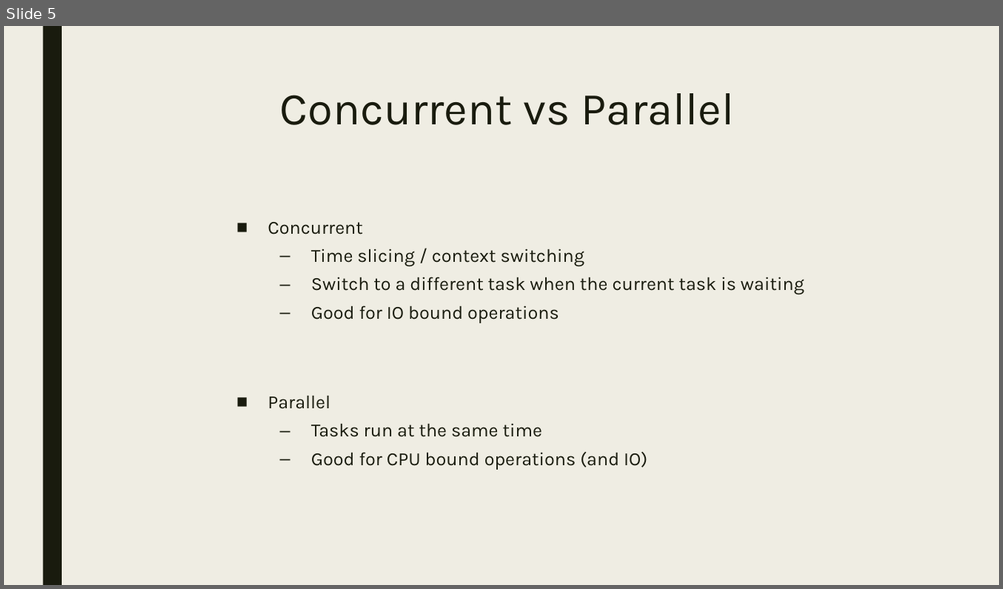
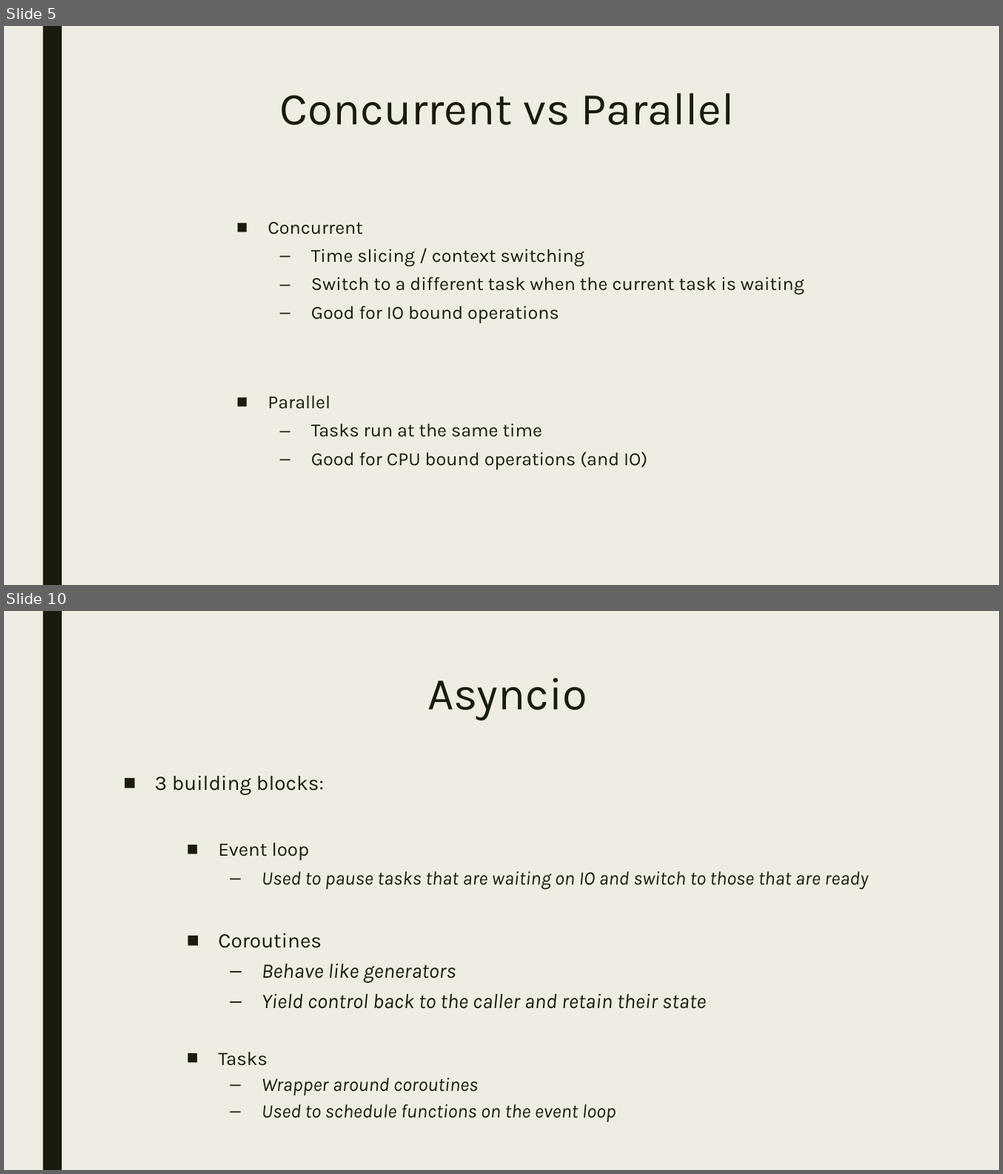
Before and after one commit to bdelate/talk-python-async, a slide deck: slides.pptx. Shown one above the other, each under a label of ours: slide 5 before the commit, slides 5 and 10 after it; the slides between them are not shown. The pictures are 1003x589 and 1003x1174 pixels, drawn with LibreOffice and Linux fonts; fonts in the diff are those of the drawing. Boxes give left, top, right and bottom in pixels: in the first picture for what was removed or moved away, otherwise in the second. Text is boxed around its words. In the diff, an @@ line names an element or a change of style, - is before the commit and + after.

```diff
--- a/slides.pptx
+++ b/slides.pptx
@@ slide 10 added at [4, 611, 999, 1170], background #EFEDE3; not listed: 1 template element that a slide beside it also shows @@
@@ title added at [427, 678, 587, 721], 44 pt, text #191B0E @@
+Asyncio
@@ text added at [155, 775, 324, 795], 20 pt, text #191B0E @@
+■ 3 building blocks:
@@ text added at [218, 843, 868, 890], 18.5 pt, text #191B0E, italic @@
+■ Event loop
+  – Used to pause tasks that are waiting on IO and switch to those that are ready
@@ text added at [218, 933, 706, 1009], 20 pt, text #191B0E, italic @@
+■ Coroutines
+  – Behave like generators
+  – Yield control back to the caller and retain their state
@@ text added at [218, 1052, 616, 1122], 18.5 pt, text #191B0E, italic @@
+■ Tasks
+  – Wrapper around coroutines
+  – Used to schedule functions on the event loop
```
Also in this commit, not shown: 1 slide changed, 8 other slides added, 1 other file.
